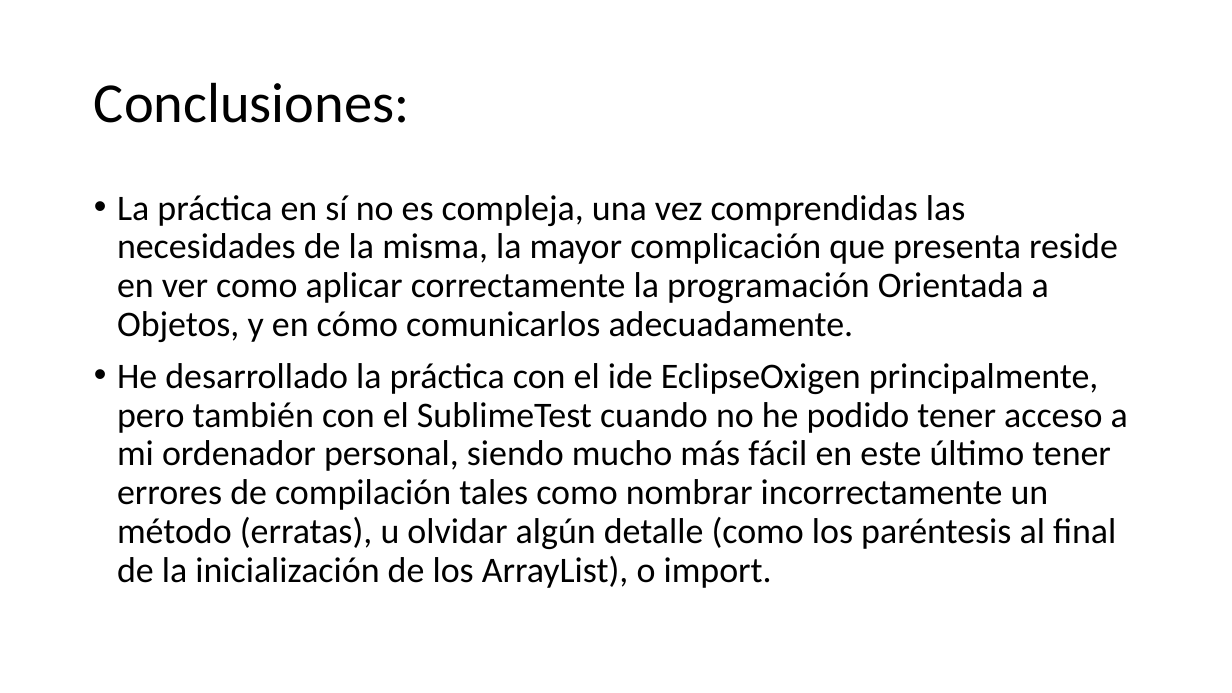
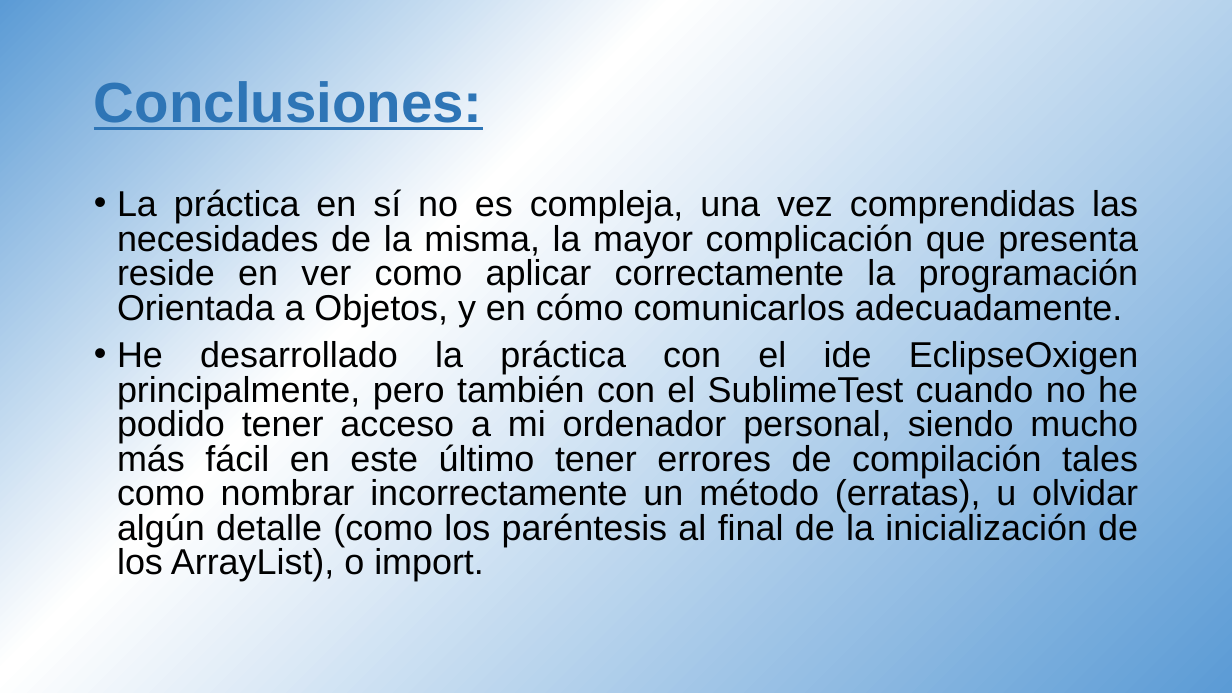
Before and after one commit to IhoFenixMFS/pracPOOjun18, a slide deck: slide 14 of poo.pptx (slide 13 before the commit). Drawn at 1232x693 pixels with LibreOffice and Linux fonts; fonts in the diff are those of the drawing. Boxes give left, top, right and bottom in pixels: in the first picture for what was removed or moved away, otherwise in the second. Text is boxed around its words. In the diff, an @@ line names an element or a change of style, - is before the commit and + after.

```diff
--- a/poo.pptx
+++ b/poo.pptx
@@ background #FFFFFF to gradient #5B9BD5 to #FFFFFF @@
@@ title "Conclusiones:" at <box>94,77,483,132</box>: font Calibri to Arial, text colour #000000 to #2E75B6, bold on, underline on; alignment left to justified @@
@@ text "La práctica en sí no ..." at <box>117,189,1139,581</box>: font Calibri to Arial; alignment left to justified; line spacing 0.9 to 0.8 @@
```
Also in this commit, not shown: 11 other slides changed, 2 slides added, 1 slide removed.
